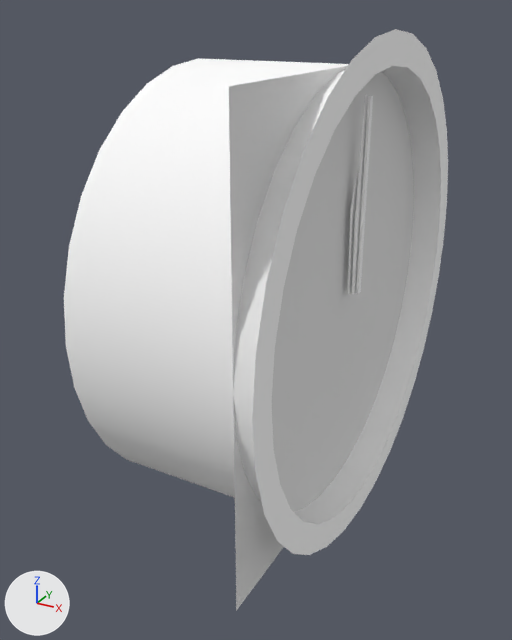
The Blender file dev/blender/instruments/clock.blend, before and after one commit.
Before and after are seen from a 50 mm camera at (-0.3459, -0.4491, 0.1083) aimed at (-0.3778, -0.3911, 0.0793). Every picture has the same lights, and +X, +Y and +Z are marked at lower left. The first picture is the older version.

The scene before the commit, as lines of its bpy script (objects in view):
```python
me_circle_015 = bpy.data.meshes.new('Circle.015')
me_circle_015.from_pydata(...)  # 128 vertices, 64 faces; spans x -0.0165..0.0155, y -0.04..0.04, z -0.04..0.04
me_circle_015.polygons.foreach_set('use_smooth', [True] * 64)
me_circle_015.materials.append(mat_material_001)  # white #ffffff
me_face_mesh_001 = bpy.data.meshes.new('Face.mesh.001')
me_face_mesh_001.from_pydata([(0.0, 0.026, 0.026), (0.0, 0.026, -0.026), (0.0, -0.026, -0.026), (0.0, -0.026, 0.026)], [], [(0, 3, 2, 1)])
me_face_mesh_001.polygons.foreach_set('use_smooth', [True] * 1)
me_face_mesh_001.materials.append(mat_face_001)  # white #e7e7e7
me_minutehand_mesh_001 = bpy.data.meshes.new('MinuteHand.mesh.001')
me_minutehand_mesh_001.from_pydata(...)  # 10 vertices, 9 faces; spans x 0.0011..0.0013, y -0.001..0.001, z 0.0011..0.0232
me_minutehand_mesh_001.polygons.foreach_set('use_smooth', [True] * 9)
me_minutehand_mesh_001.materials.append(mat_defaultwhite_000)  # white #ffffff
ob_case = bpy.data.objects.new('Case', me_circle_015)
ob_case.location = (-0.3756, -0.3885, 0.0825)
ob_case.scale = (0.606, 0.606, 0.606)
ob_case.show_transparent = True
ob_face = bpy.data.objects.new('Face', me_face_mesh_001)
ob_face.location = (-0.3694, -0.3885, 0.0825)
ob_face.scale = (0.823, 0.823, 0.823)
ob_face.show_transparent = True
ob_minutehand = bpy.data.objects.new('MinuteHand', me_minutehand_mesh_001)
ob_minutehand.location = (-0.3694, -0.3885, 0.0823)
ob_minutehand.scale = (0.826, 0.826, 0.826)
ob_minutehand.show_transparent = True
# also in view: 'SecondHand' at (-0.368, -0.3884, 0.0923)
```
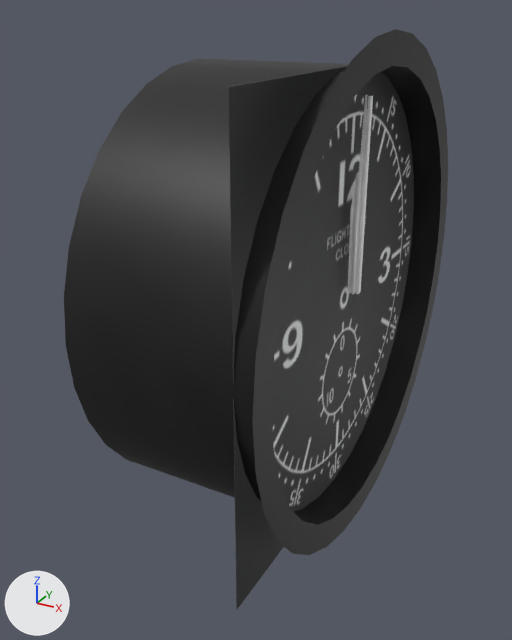
Diff of the bpy script that builds the scene:
```diff
--- a/dev/blender/instruments/clock.blend.py
+++ b/dev/blender/instruments/clock.blend.py
@@ img_clock_png_000 @@
+img_clock_png_000 = load_image('clock.png.000', '../../../Models/Interior/Panel/Instruments/clock/clock.png', 256, 256, 'sRGB')
@@ mat_clock @@
+mat_clock = principled_material('clock')
+mat_clock.texture = img_clock_png_000
@@ me_circle_015 @@
 me_circle_015.from_pydata(...)  # 128 vertices, 64 faces; spans x -0.0165..0.0155, y -0.04..0.04, z -0.04..0.04
-me_circle_015.materials.append(mat_material_001)  # white #ffffff
+me_circle_015.materials.append(mat_clock)  # picture img_clock_png_000
@@ me_face_mesh_001 @@
 me_face_mesh_001.from_pydata(...)  # 4 vertices, 1 face; spans x 0.0, y -0.026..0.026, z -0.026..0.026
-me_face_mesh_001.materials.append(mat_face_001)  # white #e7e7e7
+me_face_mesh_001.materials.append(mat_clock)  # picture img_clock_png_000
```

Where the change shows, as pixel boxes (x1, y1, x2, y2) in the pictures (512 x 640 px):
'Case', recoloured (white to black)
    both: (64, 29, 448, 555)
'Face', recoloured (white to black)
    both: (229, 52, 429, 611)
